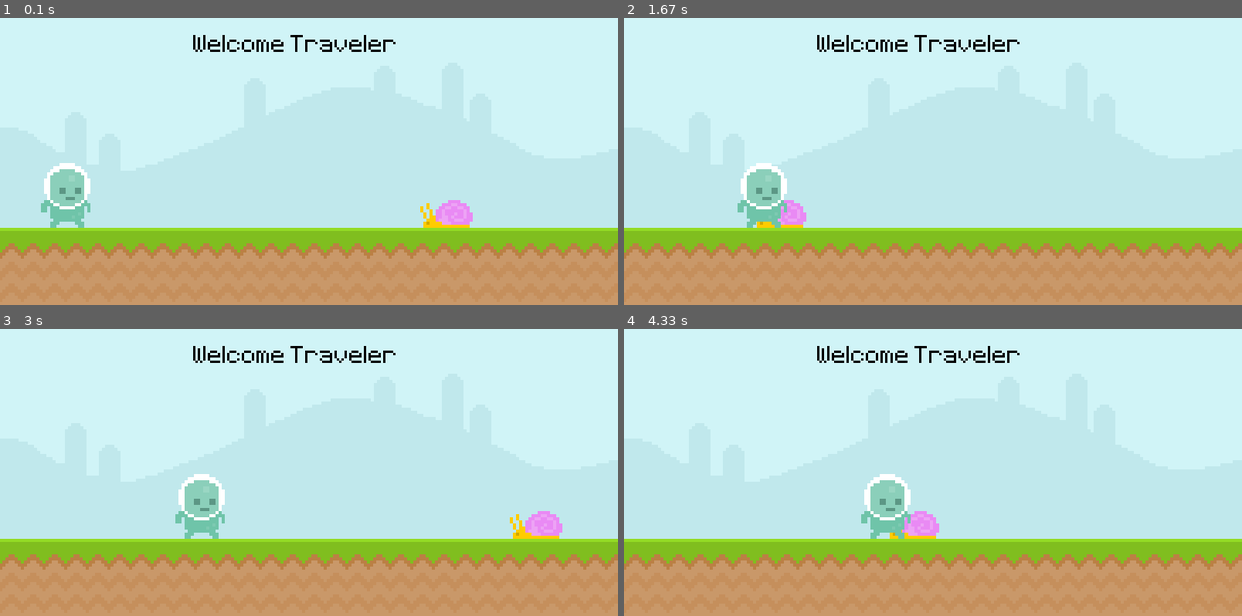
Above: before the commit, frames 1-4 (two rows, left to right).
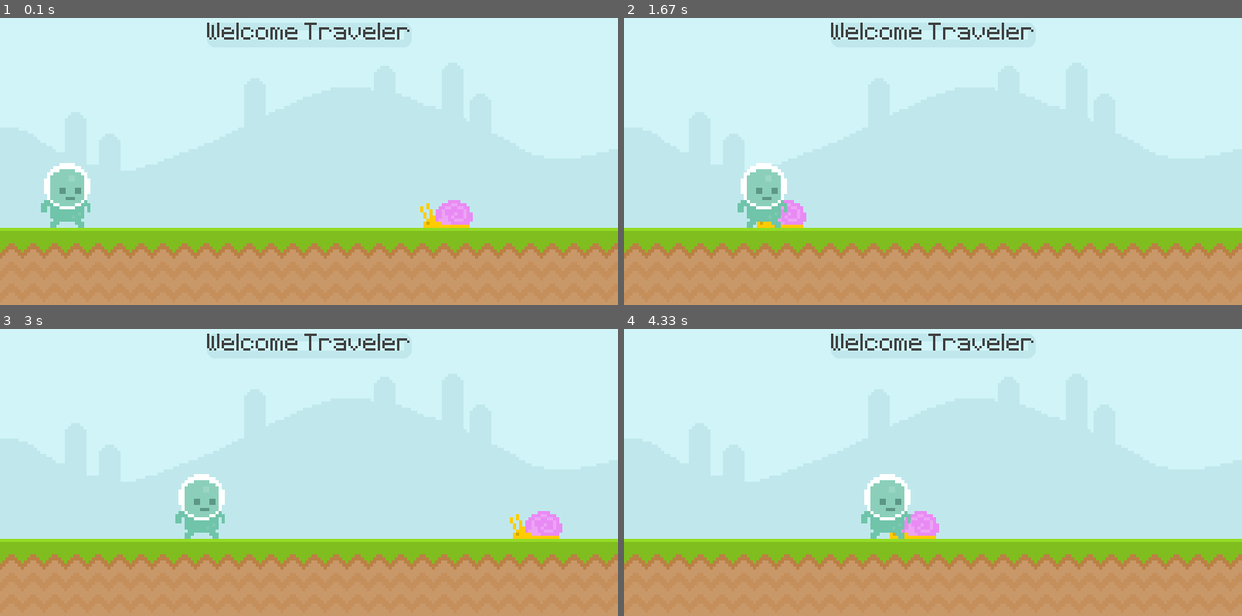
Above: after the commit, the same moments.

Repository: joewab/pygamestart
Game: pygame game, started from index.py
Same seed, same stepped clock (60 frames per second), same inputs: the game is played once before the commit and once after it.
Inputs:
- Up to frame 1 (0.1 s): no input
- Up to frame 2 (1.67 s): no input
- Up to frame 3 (3 s): no input
- Up to frame 4 (4.33 s): no input

The runs differ from the first frame. In frame 1, 1.2% of the frame differs, in the area x 31-67%, y 1-12%; in frame 2, 1.2%; in frame 3, 1.2%; in frame 4, 1.2%.

Commit message:
drawing and changing colors

Diff:
--- a/index.py
+++ b/index.py
@@ -10,7 +10,9 @@
 
 sky_surf = pygame.image.load('graphics/Sky.png').convert()
 ground_surf = pygame.image.load('graphics/ground.png').convert()
-text_surf = pixel_font.render('Welcome Traveler', False, 'Black').convert()
+
+score_surf = pixel_font.render('Welcome Traveler', False, (64,64,64)).convert()
+score_rect = score_surf.get_rect(center = (400, 50))
 
 snail_surf = pygame.image.load('graphics/snail/snail1.png').convert_alpha()
 snail_rect = snail_surf.get_rect(midbottom = (600, 300))
@@ -26,9 +28,13 @@
             pygame.quit()
             exit()
 
+        #if event.type == pygame.MOUSEMOTION:
+        #     if player_rect.collidepoint(event.pos): print('collision')
+
     screen.blit(sky_surf,(0,0))
     screen.blit(ground_surf,(0,300))
-    screen.blit(text_surf, (250, 50))
+    pygame.draw.rect(screen, '#c0e8ec', score_rect, 10, 10)
+    screen.blit(score_surf, score_rect)
 
 
     screen.blit(snail_surf, snail_rect)
@@ -39,5 +45,12 @@
     if player_rect.left > 810 : player_rect.left = 0
     player_rect.left += 1
 
+    #if player_rect.colliderect(snail_rect):
+    #    print('collision')
+
+    #mouse_pos = pygame.mouse.get_pos()
+    #if player_rect.collidepoint((mouse_pos)):
+    #    print(pygame.mouse.get_pressed())
+
     pygame.display.update()
     clock.tick(60)
